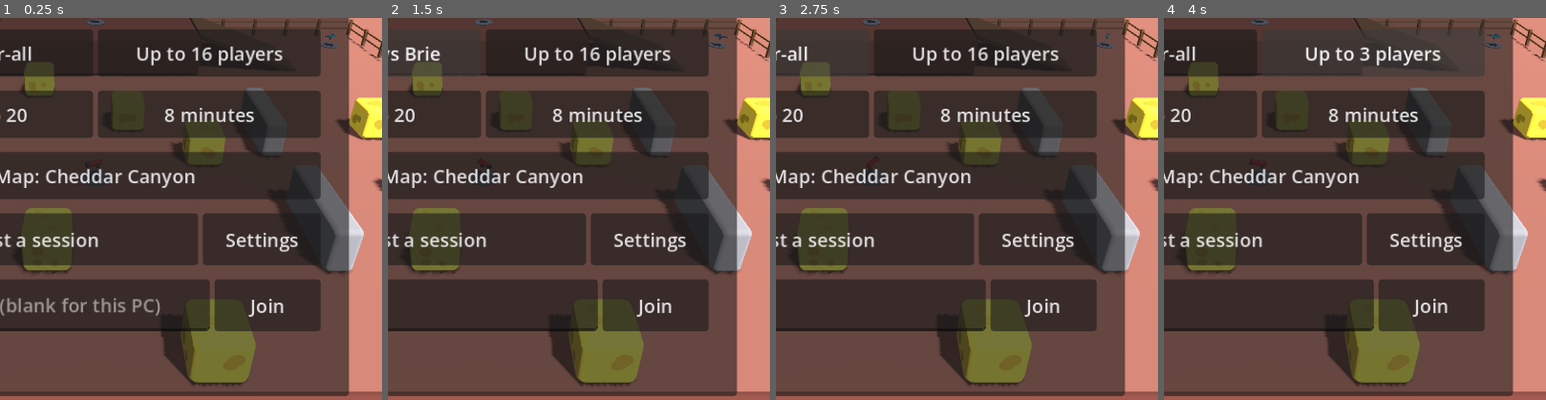
Above: before the commit, frames 1-4 (left to right).
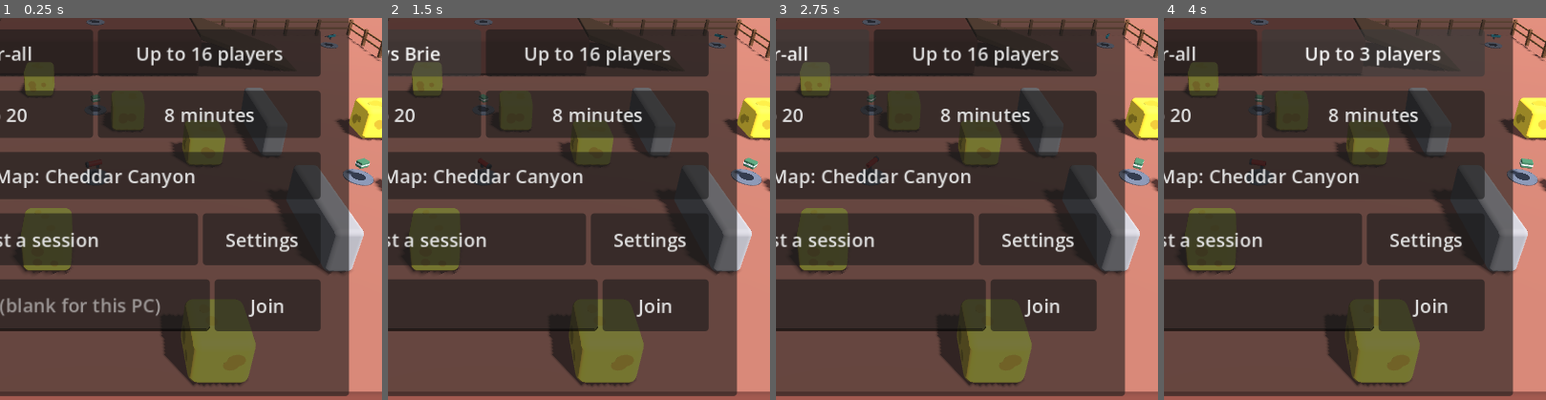
Above: after the commit, the same moments.

Repository: golgirihm/cheesestrike
Game: Godot game, scene res://main.tscn
The game is run twice, just before and just after one commit, with the same random seed, the same clock (stepped at 60 frames per second) and the same inputs.
Inputs (mouse positions are % of the whole screen's width and height, from its top left):
- Up to frame 1 (0.25 s): no input
- Up to frame 2 (1.5 s): click (43, 72) at 0.52 s; type "12" at 0.6 s; click "Free-for-all" at 1.25 s
- Up to frame 3 (2.75 s): click "Cheddar vs Brie" at 2 s
- Up to frame 4 (4 s): click "Up to 16 players" at 2.75 s; click "Up to 2 players" at 3.5 s
The pictures show only the part of the screen within x 38-88%, y 34-84%; the shares and areas given below are measured in that part.

The runs differ from the first frame. In frame 1, 0.4% of the frame differs, in the area x 23-98%, y 20-44%; in frame 2, 0.4%; in frame 3, 0.4%; in frame 4, 0.4%.

Commit message:
Let weapons run out of ammunition
Every weapon but the sidearm carries a reserve besides its magazine, which
each reload draws on, shown under the rounds loaded. The host counts it too,
and refuses shots from a weapon that has none left.

Green crates on every arena give a magazine's worth for each weapon carried,
and knocking a player out gives half of one. A weapon fired with nothing
left clicks and gives way to the sidearm, which never runs out.

Diff:
--- a/game/audio/sound_bank.gd
+++ b/game/audio/sound_bank.gd
@@ -26,6 +26,7 @@
 	"pickup": "_pickup",
 	"overload": "_overload",
 	"reload": "_reload",
+	"dry": "_dry",
 	"music": "_music",
 }
 
@@ -234,6 +235,13 @@
 		return sample, 0.5)
 
 
+# The click of a trigger pulled on nothing.
+static func _dry() -> AudioStreamWAV:
+	var rng := _rng(11)
+	return _make(0.06, func(t: float, _i: int) -> float:
+		return rng.randf_range(-1.0, 1.0) * _decay(t, 260.0) + sin(TAU * 2400.0 * t) * 0.4 * _decay(t, 90.0), 0.4)
+
+
 static func _hit() -> AudioStreamWAV:
 	return _make(0.07, func(t: float, _i: int) -> float:
 		return sin(TAU * 1500.0 * t) * _decay(t, 45.0), 0.6)
--- a/game/combat/shot_rules.gd
+++ b/game/combat/shot_rules.gd
@@ -29,6 +29,9 @@
 # that was (0 for the first), for its recoil and spread.
 var _shot_at := {}
 var _run := {}
+# Per weapon id: rounds in reserve, for weapons that can run out. Missing
+# until the weapon is first fired, when it is what the weapon starts with.
+var _reserve := {}
 
 
 ## Whether a shot from `weapon` at time `now` (seconds) is allowed, recording it
@@ -39,7 +42,11 @@
 		if now < _reload_done_at[id]:
 			return false
 		_reload_done_at.erase(id)
-		_fired[id] = 0
+		# The reload puts back what was fired, as far as the reserve goes.
+		var taken: int = _fired.get(id, 0) if weapon.unlimited() else mini(_fired.get(id, 0), reserve(weapon))
+		_fired[id] = _fired.get(id, 0) - taken
+		if not weapon.unlimited():
+			_reserve[id] = reserve(weapon) - taken
 	if _fired.get(id, 0) >= weapon.magazine:
 		return false
 	var budget: float = _budget.get(id, BURST)
@@ -69,8 +76,22 @@
 	return _run.get(weapon.id, 0)
 
 
+## Rounds the player has in reserve for `weapon`. Meaningless for one that
+## never runs out.
+func reserve(weapon: WeaponStats) -> int:
+	return _reserve.get(weapon.id, maxi(weapon.reserve, 0))
+
+
+## The player picked up `rounds` for `weapon`.
+func add_reserve(weapon: WeaponStats, rounds: int) -> void:
+	if not weapon.unlimited():
+		_reserve[weapon.id] = mini(reserve(weapon) + rounds, weapon.reserve_max)
+
+
 ## The player has started reloading `weapon` at time `now`.
 func reload(weapon: WeaponStats, now: float) -> void:
+	if not weapon.unlimited() and reserve(weapon) <= 0:
+		return
 	if _fired.get(weapon.id, 0) > 0 and not _reload_done_at.has(weapon.id):
 		_reload_done_at[weapon.id] = now + weapon.reload_time * RELOAD_ALLOWANCE
 
@@ -80,11 +101,13 @@
 	if weapon.is_empty():
 		_fired.clear()
 		_reload_done_at.clear()
+		_reserve.clear()
 		_run.clear()
 		_shot_at.clear()
 	else:
 		_fired.erase(weapon)
 		_reload_done_at.erase(weapon)
+		_reserve.erase(weapon)
 
 
 static func origin_believable(reported: Vector3, head: Vector3) -> bool:
--- a/game/combat/weapon_state.gd
+++ b/game/combat/weapon_state.gd
@@ -6,6 +6,9 @@
 
 var stats: WeaponStats
 var ammo: int
+## Rounds carried besides those in the magazine. Not counted for a weapon
+## that never runs out.
+var reserve: int
 ## Seconds until the next shot is allowed.
 var cooldown := 0.0
 ## Seconds until the reload in progress finishes, or 0 when not reloading.
@@ -17,6 +20,7 @@
 func _init(weapon: WeaponStats) -> void:
 	stats = weapon
 	ammo = weapon.magazine
+	reserve = maxi(weapon.reserve, 0)
 
 
 func is_reloading() -> bool:
@@ -40,9 +44,26 @@
 	return true
 
 
-## Starts reloading unless already reloading or full. Reports whether it did.
+## Whether there is nothing left to fire or to reload with.
+func is_dry() -> bool:
+	return ammo <= 0 and not stats.unlimited() and reserve <= 0
+
+
+## Adds `rounds` to the reserve, up to the most that can be carried. Reports
+## whether any were taken.
+func add_reserve(rounds: int) -> bool:
+	if stats.unlimited() or reserve >= stats.reserve_max:
+		return false
+	reserve = mini(reserve + rounds, stats.reserve_max)
+	return true
+
+
+## Starts reloading unless already reloading or full, or with nothing to
+## reload with. Reports whether it did.
 func start_reload() -> bool:
 	if is_reloading() or ammo >= stats.magazine:
+		return false
+	if not stats.unlimited() and reserve <= 0:
 		return false
 	reload_left = stats.reload_time
 	return true
@@ -56,12 +77,17 @@
 		reload_left -= delta
 		if reload_left <= 0.0:
 			reload_left = 0.0
-			ammo = stats.magazine
+			var wanted := stats.magazine - ammo
+			var taken := wanted if stats.unlimited() else mini(wanted, reserve)
+			ammo += taken
+			if not stats.unlimited():
+				reserve -= taken
 			reloads += 1
 
 
-## Fills the magazine at once, as on respawning.
+## Fills the magazine at once and gives back the reserve, as on respawning.
 func refill() -> void:
 	ammo = stats.magazine
+	reserve = maxi(stats.reserve, 0)
 	reload_left = 0.0
 	cooldown = 0.0
--- a/game/combat/weapon_stats.gd
+++ b/game/combat/weapon_stats.gd
@@ -14,6 +14,10 @@
 ## Whether holding the trigger keeps firing.
 @export var automatic := true
 @export var magazine := 24
+## Rounds carried besides those in the magazine when the weapon is taken up,
+## and the most that can be carried. Below zero, there is no end to them.
+@export var reserve := -1
+@export var reserve_max := -1
 @export var reload_time := 1.6
 @export var max_range := 150.0
 ## A hit does all of its damage out to `falloff_start` metres, then less,
@@ -103,5 +107,10 @@
 	return damage * lerpf(1.0, falloff_floor, faded)
 
 
+## Whether the weapon never runs out of rounds to reload with.
+func unlimited() -> bool:
+	return reserve < 0
+
+
 func fires_projectile() -> bool:
 	return projectile_speed > 0.0
--- a/game/combat/weapons/blaster.tres
+++ b/game/combat/weapons/blaster.tres
@@ -25,3 +25,5 @@
 recoil_cap = 9.0
 recoil_side = 0.35
 recoil_reset = 0.3
+reserve = 72
+reserve_max = 120
--- a/game/combat/weapons/grater.tres
+++ b/game/combat/weapons/grater.tres
@@ -25,3 +25,5 @@
 recoil_cap = 12.0
 recoil_side = 0.5
 recoil_reset = 0.25
+reserve = 135
+reserve_max = 225
--- a/game/combat/weapons/launcher.tres
+++ b/game/combat/weapons/launcher.tres
@@ -28,3 +28,5 @@
 recoil_cap = 1.0
 recoil_side = 0.0
 recoil_reset = 1.0
+reserve = 4
+reserve_max = 6
--- a/game/combat/weapons/shotgun.tres
+++ b/game/combat/weapons/shotgun.tres
@@ -25,3 +25,5 @@
 recoil_cap = 2.0
 recoil_side = 0.6
 recoil_reset = 1.0
+reserve = 18
+reserve_max = 30
--- a/game/effects/pickup_models.gd
+++ b/game/effects/pickup_models.gd
@@ -19,6 +19,14 @@
 		# A slice lying on its side: a right-angled wedge, point forward.
 		var outline := PackedVector2Array([Vector2(-0.3, -0.2), Vector2(0.3, -0.2), Vector2(-0.3, 0.25)])
 		holder.add_child(Rounded.instance(Rounded.prism(outline, 0.4, 0.05), material))
+	elif kind == Pickups.AMMO:
+		# A crate with a pale band round it.
+		var crate := StandardMaterial3D.new()
+		crate.albedo_color = Color(0.24, 0.42, 0.3)
+		var band := StandardMaterial3D.new()
+		band.albedo_color = Color(0.9, 0.9, 0.86)
+		holder.add_child(Rounded.instance(Rounded.box(Vector3(0.55, 0.36, 0.4), 0.05), crate))
+		holder.add_child(Rounded.instance(Rounded.box(Vector3(0.57, 0.1, 0.42), 0.02), band))
 	else:
 		var model := WeaponModels.build(kind)
 		model.scale = Vector3.ONE * 1.6
--- a/game/match/match.gd
+++ b/game/match/match.gd
@@ -29,6 +29,9 @@
 signal projectile_burst(id: int, weapon: String, at: Vector3)
 
 const SYNC_INTERVAL := 0.1
+## The share of a magazine, for each weapon carried, that knocking a player
+## out gives.
+const SPOILS := 0.5
 ## The host sends the state at least this often, even unchanged, so that
 ## everyone's clocks stay in step with its own.
 const RESYNC_INTERVAL := 2.0
@@ -487,6 +490,9 @@
 		if not own:
 			_tell_hit(attacker, victim, result.dealt, result.knocked_out, head)
 		_tell_hurt(victim, attacker, from, result.dealt)
+	if result.knocked_out and not own:
+		# A little ammunition is taken from whoever is knocked out.
+		_resupply(attacker, SPOILS)
 	if result.knocked_out:
 		# Nobody is named as knocking out a player who did it themselves.
 		_announce_knockout("" if own else state.name_of(attacker), state.name_of(victim), weapon, head)
@@ -540,10 +546,36 @@
 			if outcome == "refill":
 				_rules_for(id).refill(pad.kind)
 				_tell_refill(id, pad.kind)
+			elif pad.kind == Pickups.AMMO:
+				_resupply(id, 1.0)
 			_changed()
 			_pickup_seen.rpc(id, pad.kind)
 			picked_up.emit(id, pad.kind)
 			break
+
+
+## Host only: gives player `id` `magazines` magazines' worth of rounds for
+## every weapon they carry that can run out.
+func _resupply(id: int, magazines: float) -> void:
+	var record := state.player(id)
+	if record == null:
+		return
+	for carried: String in record.weapons:
+		var weapon := Weapons.find(carried)
+		_rules_for(id).add_reserve(weapon, roundi(weapon.magazine * magazines))
+	if id == multiplayer.get_unique_id():
+		_resupplied(magazines)
+	elif multiplayer.get_peers().has(id):
+		_resupplied.rpc_id(id, magazines)
+
+
+## This player was given `magazines` magazines' worth for each weapon.
+@rpc("authority", "call_remote", "reliable")
+func _resupplied(magazines: float) -> void:
+	var own: Node3D = world.player_node(multiplayer.get_unique_id())
+	if own != null:
+		for carried: WeaponState in own.arsenal.values():
+			carried.add_reserve(roundi(carried.stats.magazine * magazines))
 
 
 func _tell_refill(id: int, weapon: String) -> void:
--- a/game/match/pickups.gd
+++ b/game/match/pickups.gd
@@ -4,14 +4,21 @@
 ## arena; which are full is part of the match state, decided by the host.
 
 const HEALTH := "health"
+## A box of ammunition: a magazine's worth for every weapon carried.
+const AMMO := "ammo"
 ## Health a wedge gives back, up to full.
 const HEALTH_AMOUNT := 50
 ## Seconds before a collected pickup is back.
-const RESPAWN := {HEALTH: 15.0}
+const RESPAWN := {HEALTH: 15.0, AMMO: 12.0}
 const WEAPON_RESPAWN := 20.0
 ## How close a player's feet must come to a pad to collect from it.
 const REACH := 1.3
 const REACH_UP := 2.0
+
+
+## Whether `kind` is something a pad can hold.
+static func is_kind(kind: String) -> bool:
+	return kind == HEALTH or kind == AMMO or Weapons.find(kind) != null
 
 
 static func respawn_time(kind: String) -> float:
@@ -31,6 +38,9 @@
 		return false
 	if kind == HEALTH:
 		return record.health < PlayerRecord.MAX_HEALTH
+	if kind == AMMO:
+		# Of use to anyone carrying more than the sidearm, which never runs out.
+		return record.weapons.any(func(id: String) -> bool: return not Weapons.find(id).unlimited())
 	return Weapons.find(kind) != null
 
 
@@ -39,6 +49,8 @@
 static func give(kind: String, record: PlayerRecord) -> bool:
 	if kind == HEALTH:
 		record.health = mini(record.health + HEALTH_AMOUNT, PlayerRecord.MAX_HEALTH)
+		return false
+	if kind == AMMO:
 		return false
 	if record.weapons.has(kind):
 		return true
@@ -49,5 +61,7 @@
 static func display_name(kind: String) -> String:
 	if kind == HEALTH:
 		return "Cheese wedge"
+	if kind == AMMO:
+		return "Ammunition"
 	var weapon := Weapons.find(kind)
 	return weapon.display_name if weapon != null else kind
--- a/game/player/player.gd
+++ b/game/player/player.gd
@@ -743,6 +743,12 @@
 	# A press waits for the weapon to be ready, unless it is empty.
 	if _fire_pressed and (weapon.can_fire() or weapon.is_reloading()):
 		_fire_pressed = false
+	# A weapon with nothing left gives way to the sidearm.
+	if wants and weapon.is_dry():
+		_fire_pressed = false
+		Sounds.play("dry", -6.0)
+		equip(Weapons.STARTING)
+		return
 	if wants and weapon.fire():
 		var origin := camera.global_position
 		# The head's facing, not the camera's, which may be shaking.
--- a/game/test/unit/test_combat_hud.gd
+++ b/game/test/unit/test_combat_hud.gd
@@ -146,3 +146,11 @@
 	assert_eq(main.combat_hud.result_shown(), "Nobody wins")
 	assert_true(main.combat_hud.scoreboard.visible)
 	main.world.stop()
+
+
+func test_the_reserve_is_shown_beside_the_magazine() -> void:
+	var blaster := WeaponState.new(Weapons.find("blaster"))
+	assert_eq(HUD.reserve_text(blaster), "+ %d" % blaster.stats.reserve)
+	blaster.reserve = 0
+	assert_eq(HUD.reserve_text(blaster), "+ 0")
+	assert_eq(HUD.reserve_text(WeaponState.new(Weapons.find(Weapons.STARTING))), "+ ∞")
--- a/game/test/unit/test_maps.gd
+++ b/game/test/unit/test_maps.gd
@@ -130,13 +130,14 @@
 		var kinds := []
 		for pad: Dictionary in world.pickup_pads():
 			kinds.append(pad.kind)
-			assert_true(pad.kind == Pickups.HEALTH or Weapons.find(pad.kind) != null, "%s: %s" % [id, pad.kind])
+			assert_true(Pickups.is_kind(pad.kind), "%s: %s" % [id, pad.kind])
 			var from: Vector3 = pad.position + Vector3.UP * 0.2
 			assert_false(space.intersect_ray(PhysicsRayQueryParameters3D.create(from, from + Vector3.DOWN * 0.5)).is_empty(), "%s: %s pad floats" % [id, pad.kind])
 		for weapon: String in Weapons.ids():
 			if weapon != Weapons.STARTING:
 				assert_has(kinds, weapon, id)
 		assert_has(kinds, Pickups.HEALTH, id)
+		assert_has(kinds, Pickups.AMMO, id)
 
 
 func test_the_canyons_ramps_lead_up_to_its_mesas() -> void:
--- a/game/test/unit/test_pickups.gd
+++ b/game/test/unit/test_pickups.gd
@@ -112,3 +112,16 @@
 func test_names_for_the_pickup_note() -> void:
 	assert_eq(Pickups.display_name(Pickups.HEALTH), "Cheese wedge")
 	assert_eq(Pickups.display_name("launcher"), "Gouda Launcher")
+
+
+func test_ammunition_is_for_anyone_with_a_weapon_that_runs_out() -> void:
+	assert_true(Pickups.is_kind(Pickups.AMMO))
+	assert_false(Pickups.is_kind("spoon"))
+	var record := PlayerRecord.new(1)
+	assert_false(Pickups.wanted(Pickups.AMMO, record), "the sidearm alone needs none")
+	record.weapons.append("blaster")
+	assert_true(Pickups.wanted(Pickups.AMMO, record))
+	assert_false(Pickups.give(Pickups.AMMO, record))
+	assert_eq(record.weapons, [Weapons.STARTING, "blaster"], "it adds no weapon")
+	assert_eq(Pickups.display_name(Pickups.AMMO), "Ammunition")
+	assert_lt(Pickups.respawn_time(Pickups.AMMO), Pickups.respawn_time("launcher"))
--- a/game/test/unit/test_shooting.gd
+++ b/game/test/unit/test_shooting.gd
@@ -543,7 +543,7 @@
 	var space := world.get_world_3d().direct_space_state
 	assert_gt(world.pickup_pads().size(), 0)
 	for pad: Dictionary in world.pickup_pads():
-		assert_true(pad.kind == Pickups.HEALTH or Weapons.find(pad.kind) != null, pad.kind)
+		assert_true(Pickups.is_kind(pad.kind), pad.kind)
 		var from: Vector3 = pad.position + Vector3.UP * 0.2
 		var hit := space.intersect_ray(PhysicsRayQueryParameters3D.create(from, from + Vector3.DOWN * 0.5))
 		assert_false(hit.is_empty(), "%s pad floats" % pad.kind)
@@ -717,3 +717,39 @@
 	await wait_seconds(1.0)
 	assert_almost_eq(own.camera.rotation.x, 0.0, 0.002, "it settles")
 	assert_eq(own.next_in_run(), 0)
+
+
+func test_walking_over_ammunition_tops_up_every_weapon_carried() -> void:
+	var own := _add(1, Vector3(0, 0, 5))
+	_give(1, "shotgun")
+	match_.state_changed.emit()
+	var pad := _pad(Pickups.AMMO)
+	var before: int = own.arsenal["blaster"].reserve
+	var shells: int = own.arsenal["shotgun"].reserve
+	own.global_position = pad.position
+	match_._physics_process(0.016)
+	assert_eq(own.arsenal["blaster"].reserve, before + Weapons.find("blaster").magazine)
+	assert_eq(own.arsenal["shotgun"].reserve, shells + Weapons.find("shotgun").magazine)
+	assert_eq(match_._rules_for(1).reserve(Weapons.find("blaster")), own.arsenal["blaster"].reserve, "the host counts the same")
+	assert_false(match_.state.pickup_ready(world.pickup_pads().find(pad)))
+
+
+func test_a_knock_out_gives_the_winner_a_little_ammunition() -> void:
+	var shooter := _add(1, Vector3(0, 0, 5))
+	_add(2, Vector3(0, 0, -5))
+	match_.state_changed.emit()
+	var before: int = shooter.arsenal["blaster"].reserve
+	match_._harm(1, 2, 500.0, Vector3.ZERO, "blaster", false)
+	assert_eq(shooter.arsenal["blaster"].reserve, before + roundi(Weapons.find("blaster").magazine * Match.SPOILS))
+
+
+func test_a_weapon_run_dry_gives_way_to_the_sidearm() -> void:
+	var own := _add(1, Vector3(0, 0, 5))
+	await _settle(own)
+	assert_eq(own.weapon.stats.id, "blaster")
+	own.weapon.ammo = 0
+	own.weapon.reserve = 0
+	own._fire_pressed = true
+	await wait_physics_frames(2)
+	assert_eq(own.weapon.stats.id, Weapons.STARTING)
+	assert_true(own.arsenal.has("blaster"), "still carried, for when there is ammunition")
--- a/game/test/unit/test_shot_rules.gd
+++ b/game/test/unit/test_shot_rules.gd
@@ -88,3 +88,58 @@
 
 func test_a_shot_from_across_the_arena_is_not() -> void:
 	assert_false(ShotRules.origin_believable(Vector3(10, 1.6, 1), Vector3(1, 1.55, 1)))
+
+
+func _empty(rules: ShotRules, weapon: WeaponStats, from: float) -> float:
+	var now := from
+	for shot in weapon.magazine:
+		assert_true(rules.allow_shot(weapon, now), "shot %d" % shot)
+		now += weapon.fire_interval
+	return now
+
+
+func test_the_host_counts_the_reserve_down_with_each_reload() -> void:
+	var rules := ShotRules.new()
+	var launcher := Weapons.find("launcher")
+	assert_eq(rules.reserve(launcher), launcher.reserve)
+	var now := _empty(rules, launcher, 10.0)
+	assert_false(rules.allow_shot(launcher, now), "the magazine is empty")
+	rules.reload(launcher, now)
+	now += launcher.reload_time
+	now = _empty(rules, launcher, now)
+	assert_eq(rules.reserve(launcher), launcher.reserve - launcher.magazine)
+
+
+func test_the_host_refuses_shots_once_a_weapon_has_run_dry() -> void:
+	var rules := ShotRules.new()
+	var launcher := Weapons.find("launcher")
+	var now := 10.0
+	var fired := 0
+	for magazine in 20:
+		for shot in launcher.magazine:
+			if rules.allow_shot(launcher, now):
+				fired += 1
+			now += launcher.fire_interval
+		rules.reload(launcher, now)
+		now += launcher.reload_time
+	assert_eq(fired, launcher.magazine + launcher.reserve, "the magazine and the reserve, and no more")
+	assert_eq(rules.reserve(launcher), 0)
+
+
+func test_the_host_never_runs_the_sidearm_out() -> void:
+	var rules := ShotRules.new()
+	var pistol := Weapons.find(Weapons.STARTING)
+	var now := 10.0
+	for magazine in 12:
+		now = _empty(rules, pistol, now)
+		rules.reload(pistol, now)
+		now += pistol.reload_time
+
+
+func test_rounds_picked_up_can_be_fired() -> void:
+	var rules := ShotRules.new()
+	var launcher := Weapons.find("launcher")
+	rules.add_reserve(launcher, 999)
+	assert_eq(rules.reserve(launcher), launcher.reserve_max, "no more than can be carried")
+	rules.refill("launcher")
+	assert_eq(rules.reserve(launcher), launcher.reserve, "a fresh weapon has what it starts with")
--- a/game/test/unit/test_weapon_state.gd
+++ b/game/test/unit/test_weapon_state.gd
@@ -199,3 +199,73 @@
 		assert_not_null(model.get_node_or_null("Muzzle"), id)
 		assert_lt(model.get_node("Muzzle").position.z, 0.0, "%s points forward" % id)
 		model.free()
+
+
+func test_a_reload_takes_its_rounds_from_the_reserve() -> void:
+	var blaster := WeaponState.new(Weapons.find("blaster"))
+	var carried := blaster.reserve
+	assert_eq(carried, blaster.stats.reserve)
+	for shot in 10:
+		blaster.fire()
+		blaster.tick(blaster.stats.fire_interval)
+	assert_true(blaster.start_reload())
+	blaster.tick(blaster.stats.reload_time)
+	assert_eq(blaster.ammo, blaster.stats.magazine)
+	assert_eq(blaster.reserve, carried - 10)
+
+
+func test_a_short_reserve_gives_a_short_magazine_then_none() -> void:
+	var launcher := WeaponState.new(Weapons.find("launcher"))
+	launcher.reserve = 1
+	launcher.ammo = 0
+	assert_false(launcher.is_dry(), "there is one left to load")
+	assert_true(launcher.start_reload())
+	launcher.tick(launcher.stats.reload_time)
+	assert_eq(launcher.ammo, 1)
+	assert_eq(launcher.reserve, 0)
+	launcher.cooldown = 0.0
+	assert_true(launcher.fire())
+	assert_false(launcher.is_reloading(), "nothing to reload with")
+	assert_true(launcher.is_dry())
+	assert_false(launcher.start_reload())
+	assert_false(launcher.can_fire())
+
+
+func test_the_sidearm_never_runs_out() -> void:
+	var pistol := WeaponState.new(Weapons.find(Weapons.STARTING))
+	assert_true(pistol.stats.unlimited())
+	for reload in 30:
+		pistol.ammo = 0
+		assert_false(pistol.is_dry())
+		assert_true(pistol.start_reload())
+		pistol.tick(pistol.stats.reload_time)
+		assert_eq(pistol.ammo, pistol.stats.magazine)
+	assert_false(pistol.add_reserve(10), "and has no use for more")
+
+
+func test_every_other_weapon_can_run_out_and_carry_more_than_it_starts_with() -> void:
+	for id: String in Weapons.ids():
+		var stats := Weapons.find(id)
+		if id == Weapons.STARTING:
+			continue
+		assert_false(stats.unlimited(), id)
+		assert_gte(stats.reserve, stats.magazine, "%s: at least one reload" % id)
+		assert_gt(stats.reserve_max, stats.reserve, id)
+
+
+func test_picked_up_rounds_fill_the_reserve_to_its_limit() -> void:
+	var blaster := WeaponState.new(Weapons.find("blaster"))
+	assert_true(blaster.add_reserve(blaster.stats.magazine))
+	assert_eq(blaster.reserve, blaster.stats.reserve + blaster.stats.magazine)
+	assert_true(blaster.add_reserve(9999))
+	assert_eq(blaster.reserve, blaster.stats.reserve_max)
+	assert_false(blaster.add_reserve(1), "full")
+
+
+func test_coming_back_gives_back_the_reserve() -> void:
+	var blaster := WeaponState.new(Weapons.find("blaster"))
+	blaster.reserve = 0
+	blaster.ammo = 3
+	blaster.refill()
+	assert_eq(blaster.ammo, blaster.stats.magazine)
+	assert_eq(blaster.reserve, blaster.stats.reserve)
--- a/game/test_hook.gd
+++ b/game/test_hook.gd
@@ -70,6 +70,7 @@
 		}
 		if player.is_multiplayer_authority():
 			described.ammo = player.weapon.ammo
+			described.reserve = player.weapon.reserve
 			described.reloads = player.weapon.reloads
 			described.weapon = player.weapon.stats.id
 			described.carrying = player.arsenal.keys()
@@ -148,6 +149,7 @@
 		"combat": {
 			"health": _main.combat_hud.health_text() if _main.combat_hud.visible else "",
 			"ammo": _main.combat_hud.ammo_shown() if _main.combat_hud.visible else "",
+			"reserve": _main.combat_hud.reserve_shown() if _main.combat_hud.visible else "",
 			"weapon": _main.combat_hud.weapon_shown() if _main.combat_hud.visible else "",
 			"overload": _main.combat_hud.overload_shown() if _main.combat_hud.visible else "",
 			"hits_shown": _main.combat_hud.hits_shown,
--- a/game/ui/combat_hud.gd
+++ b/game/ui/combat_hud.gd
@@ -51,6 +51,7 @@
 var _health_bar: ProgressBar
 var _health_label: Label
 var _ammo_label: Label
+var _reserve_label: Label
 var _weapon_label: Label
 var _pickup_label: Label
 var _pickup_left := 0.0
@@ -159,6 +160,11 @@
 	return "%d / %d" % [weapon.ammo, weapon.stats.magazine]
 
 
+## What is left to reload with: a number, or a sign that it never runs out.
+static func reserve_text(weapon: WeaponState) -> String:
+	return "+ ∞" if weapon.stats.unlimited() else "+ %d" % weapon.reserve
+
+
 ## The notice for a player who is knocked out: who did it and when they're back.
 static func knocked_out_text(state: MatchState, id: int) -> Array:
 	var record := state.player(id)
@@ -183,6 +189,10 @@
 
 func ammo_shown() -> String:
 	return _ammo_label.text if _ammo_label.visible else ""
+
+
+func reserve_shown() -> String:
+	return _reserve_label.text
 
 
 func knocked_out_shown() -> String:
@@ -236,6 +246,8 @@
 	_health_bar.modulate = KNOCKOUT_COLOR if health <= LOW_HEALTH else Color.WHITE
 	if own != null:
 		_ammo_label.text = ammo_text(own.weapon)
+		_reserve_label.text = reserve_text(own.weapon)
+		_reserve_label.modulate = KNOCKOUT_COLOR if own.weapon.reserve <= 0 and not own.weapon.stats.unlimited() else Color.WHITE
 		_weapon_label.text = own.weapon.stats.display_name
 	var state: MatchState = world.match_.state
 	_match_label.text = match_text(state)
@@ -391,6 +403,9 @@
 	_ammo_label.name = "Ammo"
 	_ammo_label.horizontal_alignment = HORIZONTAL_ALIGNMENT_RIGHT
 	arms.add_child(_ammo_label)
+	_reserve_label = _outlined_label(15)
+	_reserve_label.horizontal_alignment = HORIZONTAL_ALIGNMENT_RIGHT
+	arms.add_child(_reserve_label)
 
 	kill_feed = preload("res://ui/kill_feed.gd").new()
 	kill_feed.set_anchors_and_offsets_preset(Control.PRESET_TOP_RIGHT, Control.PRESET_MODE_MINSIZE, 16)
--- a/game/world/maps/brie_box.tscn
+++ b/game/world/maps/brie_box.tscn
@@ -212,5 +212,9 @@
 transform = Transform3D(1, 0, 0, 0, 1, 0, 0, 0, 1, 9, 0, -9)
 metadata/kind = "blaster"
 
+[node name="Ammo" type="Marker3D" parent="Pickups"]
+transform = Transform3D(1, 0, 0, 0, 1, 0, 0, 0, 1, 0, 0, 9)
+metadata/kind = "ammo"
+
 [node name="MenuCamera" type="Camera3D" parent="."]
 transform = Transform3D(1, 0, 0, 0, 0.83957, 0.543251, 0, -0.543251, 0.83957, 0, 11, 14)
--- a/game/world/maps/cheddar_canyon.tscn
+++ b/game/world/maps/cheddar_canyon.tscn
@@ -376,5 +376,13 @@
 transform = Transform3D(1, 0, 0, 0, 1, 0, 0, 0, 1, 21, 0, -21)
 metadata/kind = "blaster"
 
+[node name="AmmoEast" type="Marker3D" parent="Pickups"]
+transform = Transform3D(1, 0, 0, 0, 1, 0, 0, 0, 1, 14, 0, 0)
+metadata/kind = "ammo"
+
+[node name="AmmoNorth" type="Marker3D" parent="Pickups"]
+transform = Transform3D(1, 0, 0, 0, 1, 0, 0, 0, 1, 0, 0, -8)
+metadata/kind = "ammo"
+
 [node name="MenuCamera" type="Camera3D" parent="."]
 transform = Transform3D(1, 0, 0, 0, 0.866186, 0.499722, 0, -0.499722, 0.866186, 0, 15, 22)
--- a/game/world/maps/curd_city.tscn
+++ b/game/world/maps/curd_city.tscn
@@ -769,5 +769,13 @@
 transform = Transform3D(1, 0, 0, 0, 1, 0, 0, 0, 1, -22, 0, -32.5)
 metadata/kind = "health"
 
+[node name="AmmoEast" type="Marker3D" parent="Pickups"]
+transform = Transform3D(1, 0, 0, 0, 1, 0, 0, 0, 1, 12, 0, -3.5)
+metadata/kind = "ammo"
+
+[node name="AmmoWest" type="Marker3D" parent="Pickups"]
+transform = Transform3D(1, 0, 0, 0, 1, 0, 0, 0, 1, -12, 0, 3.5)
+metadata/kind = "ammo"
+
 [node name="MenuCamera" type="Camera3D" parent="."]
 transform = Transform3D(1, 0, 0, 0, 0.761939, 0.647648, 0, -0.647648, 0.761939, 0, 34, 40)
Not shown, changed: docs/backlog.md
Not shown, changed: docs/manual-tests.md
